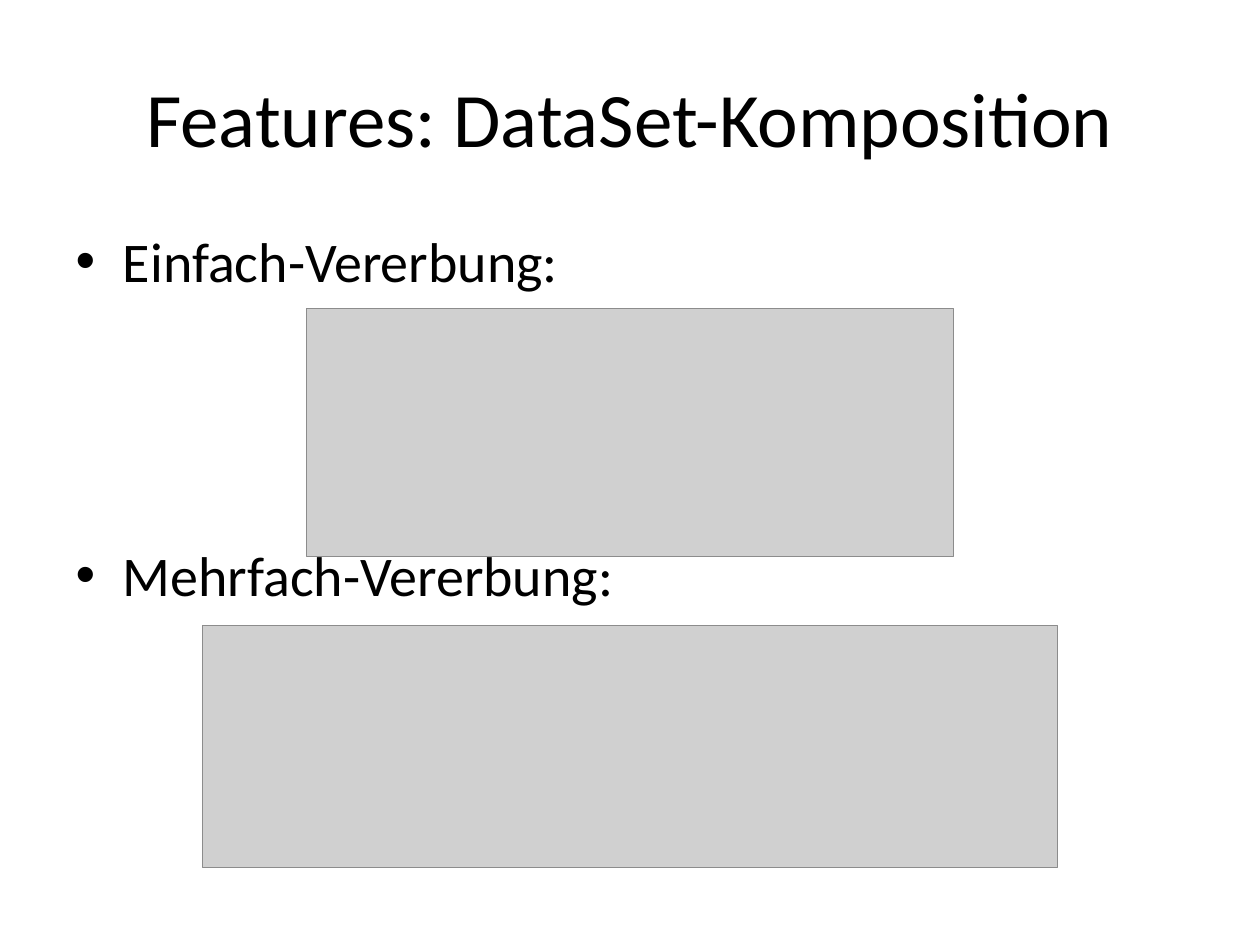
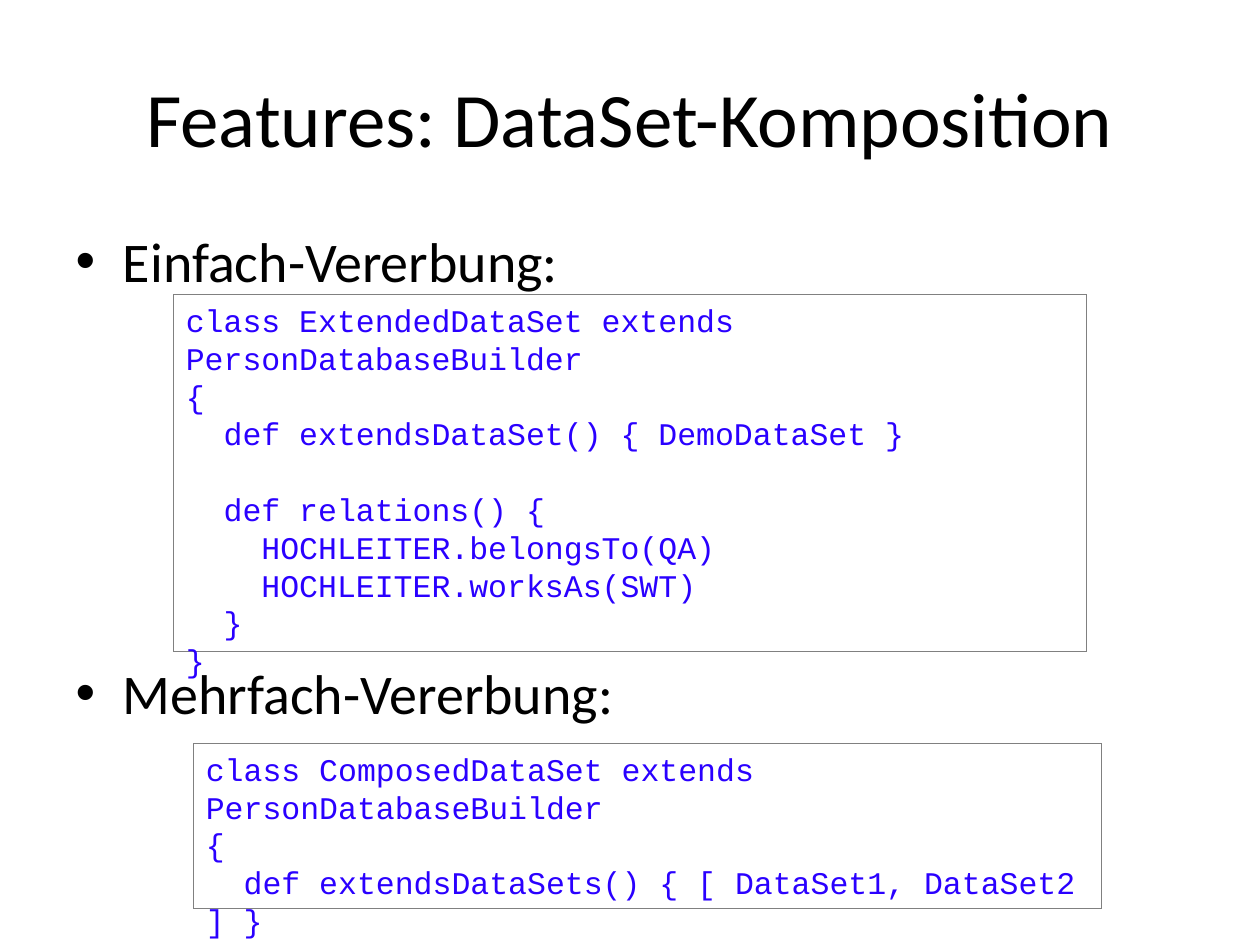
Before and after one commit to seerhein-lab/testdata-dsl, a slide deck: slide 9 of documentation/seitenbau/praesentation.pptx. Drawn at 1260x945 pixels with LibreOffice and Linux fonts; fonts in the diff are those of the drawing; grey boxes stand for pictures. Boxes give left, top, right and bottom in pixels: in the first picture for what was removed or moved away, otherwise in the second. Text is boxed around its words. In the diff, an @@ line names an element or a change of style, - is before the commit and + after.

```diff
--- a/documentation/seitenbau/praesentation.pptx
+++ b/documentation/seitenbau/praesentation.pptx
@@ text "Einfach-Vererbung:" rewrapped from [123, 243, 613, 606] to [123, 243, 613, 724] @@
@@ rectangle added at [174, 295, 1087, 651], outline #808080 0.75 pt, 18 pt, text #2A00FF @@
+class ExtendedDataSet extends PersonDatabaseBuilder
+{
+def extendsDataSet() { DemoDataSet }
+def relations() {
+HOCHLEITER.belongsTo(QA)
+HOCHLEITER.worksAs(SWT)
+}
+}
@@ picture removed at [306, 309, 954, 557] @@
@@ picture removed at [202, 626, 1057, 868] @@
@@ rectangle added at [194, 743, 1102, 908], outline #808080 0.75 pt, 18 pt, text #2A00FF @@
+class ComposedDataSet extends PersonDatabaseBuilder
+{
+def extendsDataSets() { [ DataSet1, DataSet2 ] }
+}
```
Also in this commit, not shown: 11 other slides changed, 1 slide added, 1 slide removed.
